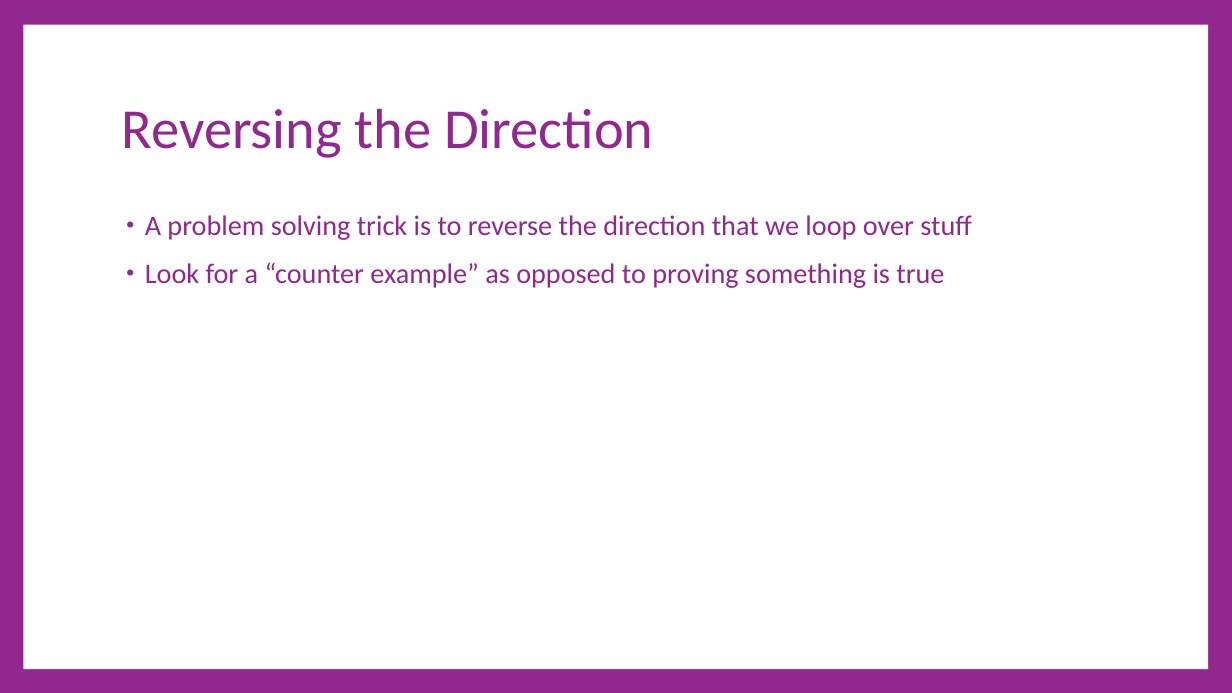
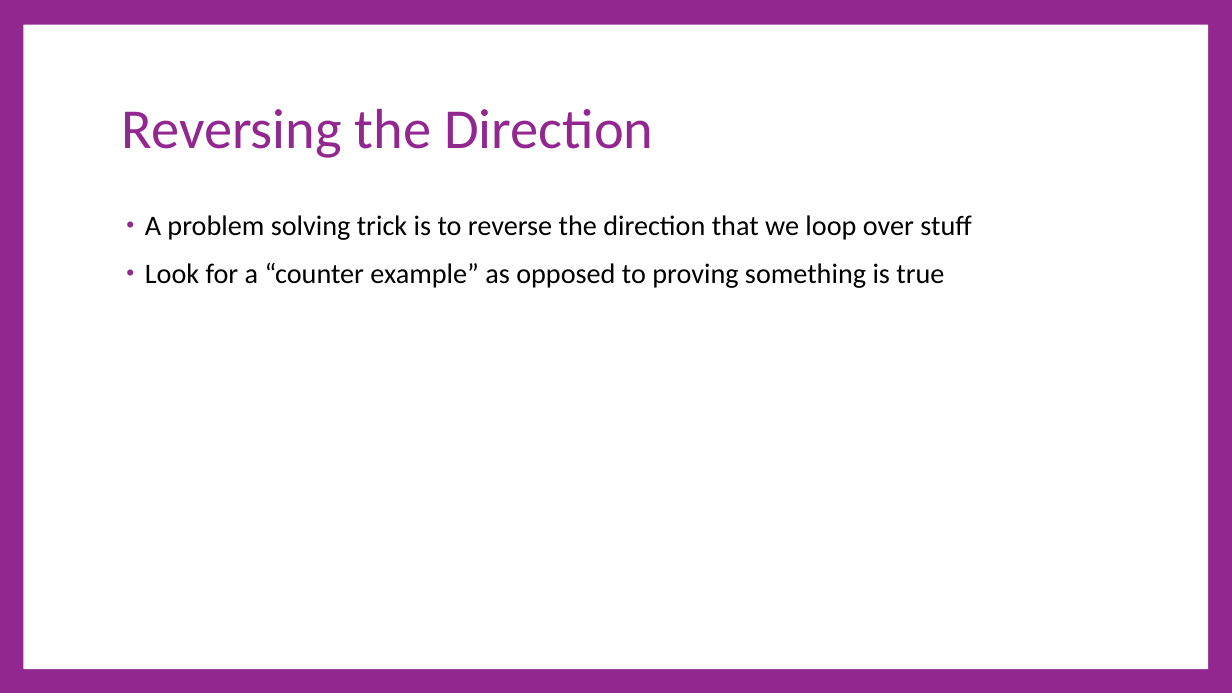
Before and after one commit to cdiggins/cs321, a slide deck: slide 8 of class-notes/cs321-winter-2023-lecture-5-coding-tips.pptx. Drawn at 1232x693 pixels with LibreOffice and Linux fonts; fonts in the diff are those of the drawing. Boxes give left, top, right and bottom in pixels: in the first picture for what was removed or moved away, otherwise in the second. Text is boxed around its words. In the diff, an @@ line names an element or a change of style, - is before the commit and + after.

```diff
--- a/class-notes/cs321-winter-2023-lecture-5-coding-tips.pptx
+++ b/class-notes/cs321-winter-2023-lecture-5-coding-tips.pptx
@@ text "A problem solving trick is ..." at <box>145,215,971,288</box>: text colour #92278F to #000000 @@
```
Also in this commit, not shown: 8 other slides changed, 1 slide removed, 7 other files.
